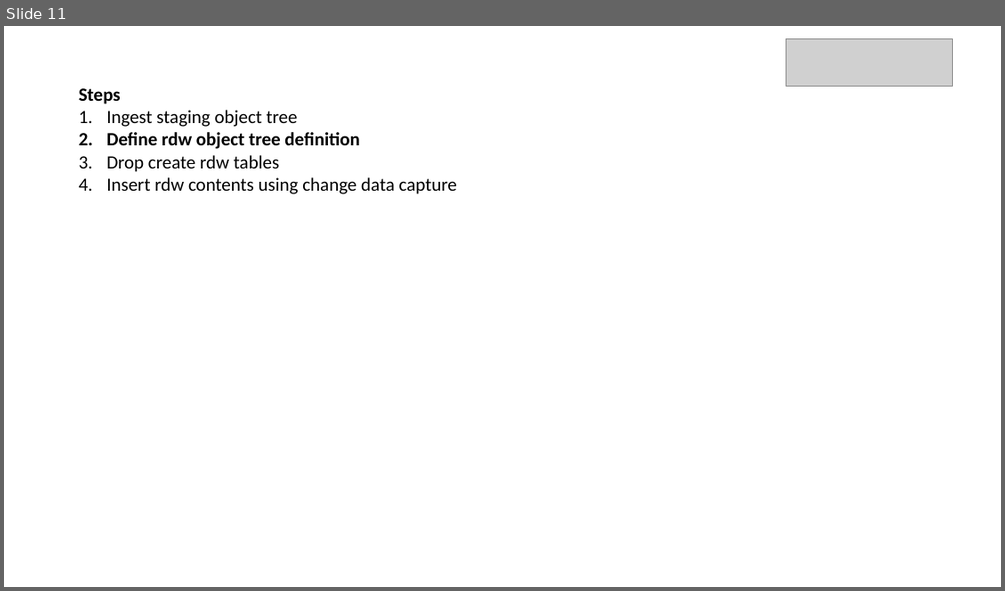
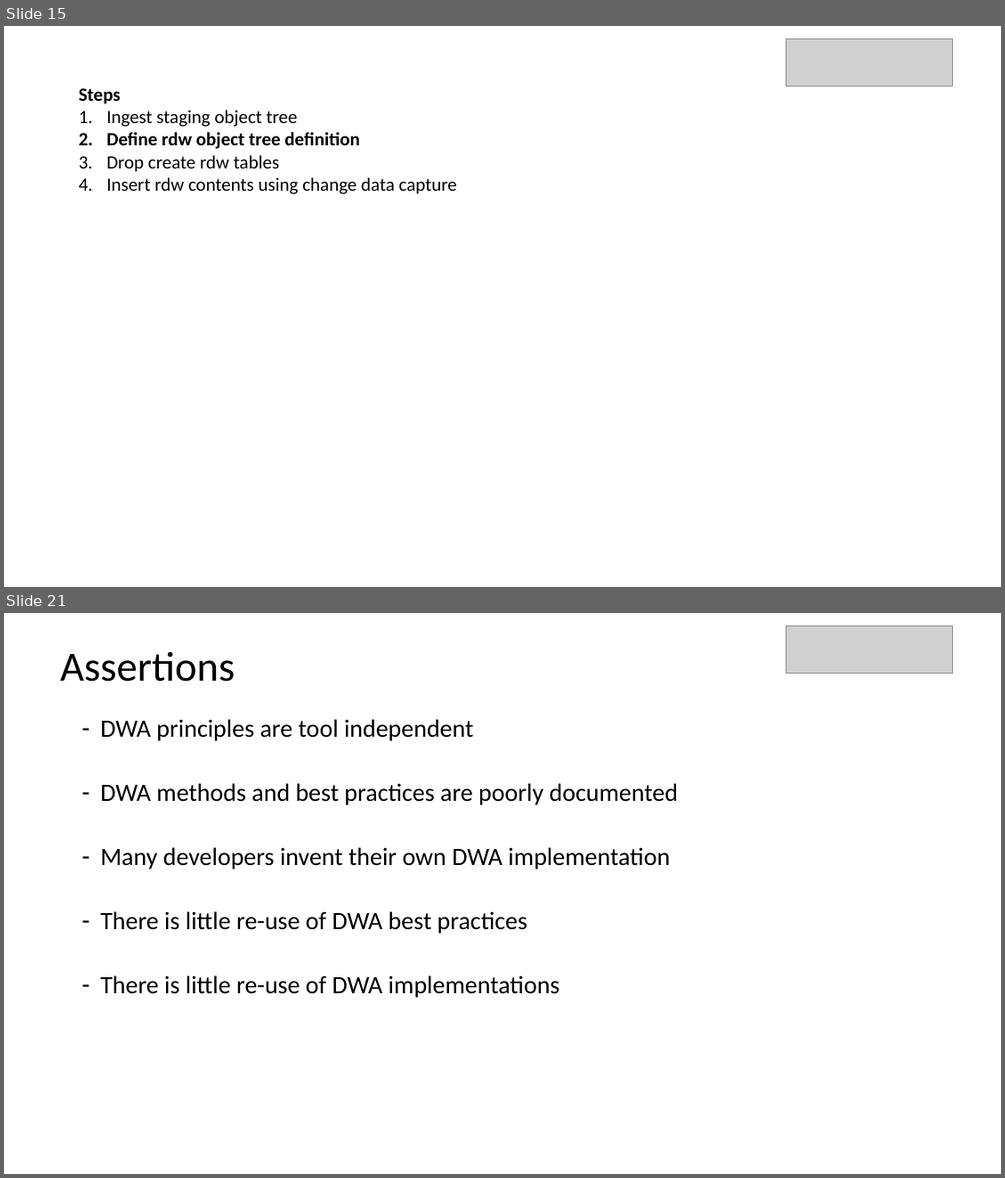
Before and after one commit to basvdberg/BETL, a slide deck: image/dwa_sas_vs_microsoft.pptx. Shown one above the other, each under a label of ours: slide 11 before the commit, slides 15 and 21 after it; the slides between them are not shown. The pictures are 1005x591 and 1005x1178 pixels, drawn with LibreOffice and Linux fonts; fonts in the diff are those of the drawing; grey boxes stand for pictures. Boxes give left, top, right and bottom in pixels: in the first picture for what was removed or moved away, otherwise in the second. Text is boxed around its words. In the diff, an @@ line names an element or a change of style, - is before the commit and + after.

```diff
--- a/image/dwa_sas_vs_microsoft.pptx
+++ b/image/dwa_sas_vs_microsoft.pptx
@@ slide 21 added at (4,613,1001,1174), background #FFFFFF @@
@@ picture added at (786,625,952,674) @@
@@ text added at (60,651,235,682), 40 pt, text #000000 @@
+Assertions
@@ text added at (100,719,678,997), 24 pt, text #000000 @@
+  – DWA principles are tool independent
+  – DWA methods and best practices are poorly documented
+  – Many developers invent their own DWA implementation
+  – There is little re-use of DWA best practices
+  – There is little re-use of DWA implementations
@@ what was slide 11 is now slide 15 @@
```
Also in this commit, not shown: 7 slides changed, 11 other slides added, 10 slides removed, 2 other files.
